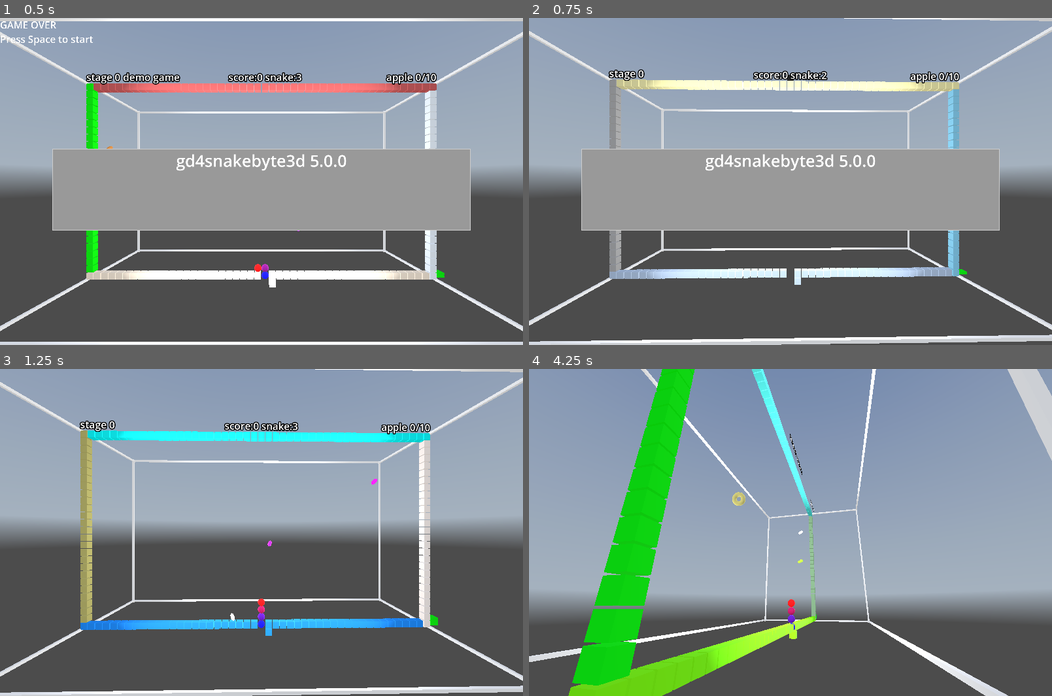
Above: before the commit, frames 1-4 (two rows, left to right).
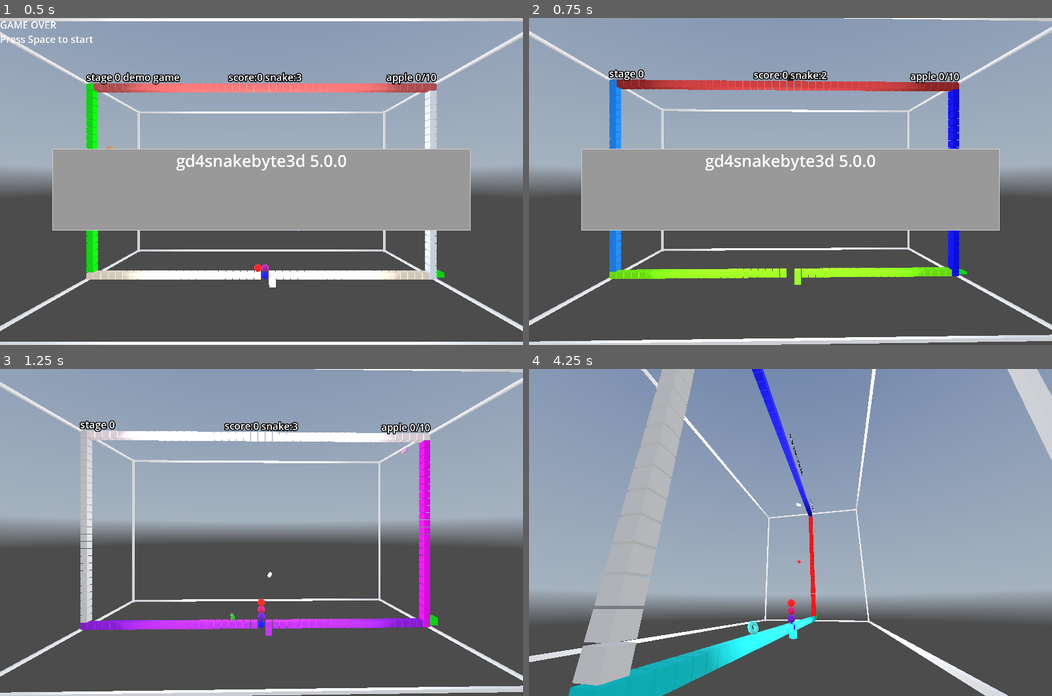
Above: after the commit, the same moments.

Repository: kasworld/gd4snakebyte3d
Game: Godot game, scene res://main.tscn
Two runs of this game, one before a commit and one after it. Both use one fixed random seed, a clock stepped at 60 frames per second and the inputs below. A sky picture missing from this copy of the repository is replaced by a grey-blue gradient.
Inputs (mouse positions are in pixels of both pictures, inside the frame that each line leads up to):
- Up to frame 1 (0.5 s): no input
- Up to frame 2 (0.75 s): tap Space at 0.5 s; move the mouse to (905, 165) at 0.52 s; hold Right from 0.53 s (still down); tap Q at 0.6 s; click (905, 165) at 0.67 s
- Up to frame 3 (1.25 s): keep holding Right; tap Space at 0.77 s
- Up to frame 4 (4.25 s): move the mouse to (685, 548) at 1.27 s; release Right at 1.28 s; hold Down 1.28-2.03 s; tap E at 1.35, 3.6 s; tap Space at 1.52, 3.02, 3.77 s; move the mouse to (842, 460) at 2.02 s; hold Right 2.03-2.78 s; tap Enter at 2.1 s; move the mouse to (764, 597) at 2.77 s; hold Up 2.78-3.53 s; tap Q at 2.85 s; click (764, 597) at 2.92 s; move the mouse to (947, 581) at 3.52 s; hold Left from 3.53 s (still down)

Frame 1 is identical in both runs. In frame 2, 5.0% of the frame differs, in the area x 15-83%, y 18-82%; in frame 3, 6.1%; in frame 4, 12%, in the area x 7-55%, y 0-100%.

Commit message:
fix start_stage

Diff:
--- a/snake_byte/snake_byte.gd
+++ b/snake_byte/snake_byte.gd
@@ -33,8 +33,7 @@
 var field :PlacedThings
 var astar_grid :AStarGrid2D
 
-var plum_list :Array
-var apple_make_count :int
+var apple_made_count :int
 var apple_eat_count :int
 var apple_end_count :int
 var snake :SBSnake
@@ -71,11 +70,16 @@
 
 func new_game(gameinfo :Dictionary) -> void:
 	game_info = gameinfo
+	start_stage()
+
+func start_stage() -> void:
+	apple_eat_count = 0
+	apple_made_count = 0
 	apple_end_count = SnakeByte.AppleCountPerStage
-	start_stage()
-
-func start_stage() -> void:
 	update_info()
+	new_snake()
+
+func new_snake() -> SnakeByte:
 	field = PlacedThings.new(SBWalls.FieldSize)
 	astar_grid = AStarGrid2D.new()
 	astar_grid.region = Rect2i( Vector2i(0,0), SBWalls.FieldSize)
@@ -85,19 +89,16 @@
 	astar_grid.update()
 	$Walls.init(game_info.stage_number, field , astar_grid)
 	field.set_at( SBWalls.StartPos, SBStart.new())
-	new_snake()
-
-func new_snake() -> SnakeByte:
-	for pl in plum_list:
+
+	for pl in $PlumContainer.get_children():
 		pl.queue_free()
-	plum_list = []
 	for i in SnakeByte.PlumCount:
 		add_plum(i)
 
 	for n in $AppleContainer.get_children():
 		n.queue_free()
 	snake_step_after_eat = 0
-	apple_make_count = apple_eat_count
+	apple_made_count = apple_eat_count
 	if is_all_apple_eaten():
 		$Walls.open_goalpos()
 	else:
@@ -115,10 +116,22 @@
 	snake.init(field, astar_grid)
 	return self
 
+func add_plum(i:int) -> void:
+	var pos := field.find_empty_pos(10)
+	assert(pos!=Vector2i(-1,-1), "fail to find empty pos in field")
+	var pl :SBPlum = preload("res://snake_byte/plum/plum.tscn").instantiate(
+		).init(field, astar_grid, pos , Dir8Lib.DiagonalList.pick_random(), i)
+	$PlumContainer.add_child(pl)
+
+func add_apple() -> void:
+	apple_made_count +=1
+	var ap :SBApple = preload("res://snake_byte/apple/apple.tscn").instantiate().init(field, apple_made_count)
+	$AppleContainer.add_child(ap)
+
 func snake_die() -> void:
 	game_info.snake -= 1
 	if game_info.snake > 0:
-		new_snake()
+		new_snake.call_deferred()
 	else:
 		game_ended.emit(self)
 
@@ -149,21 +162,9 @@
 func snake_enter_complete() -> void:
 	$Walls.close_startpos()
 
-func add_plum(i:int) -> void:
-	var pos := field.find_empty_pos(10)
-	assert(pos!=Vector2i(-1,-1), "fail to find empty pos in field")
-	var pl :SBPlum = preload("res://snake_byte/plum/plum.tscn").instantiate(
-		).init(field, astar_grid, pos , Dir8Lib.DiagonalList.pick_random(), i)
-	add_child(pl)
-	plum_list.append(pl)
-
-func add_apple() -> void:
-	apple_make_count +=1
-	var ap :SBApple = preload("res://snake_byte/apple/apple.tscn").instantiate().init(field, apple_make_count)
-	$AppleContainer.add_child(ap)
 
 func process_frame() -> void:
-	for p in plum_list:
+	for p in $PlumContainer.get_children():
 		p.move2d()
 	if is_snake_alive():
 		if game_info.demo_mode:
--- a/snake_byte/snake_byte.tscn
+++ b/snake_byte/snake_byte.tscn
@@ -25,4 +25,6 @@
 
 [node name="AppleContainer" type="Node3D" parent="."]
 
+[node name="PlumContainer" type="Node3D" parent="."]
+
 [connection signal="timeout" from="FrameTimer" to="." method="_on_frame_timer_timeout"]
